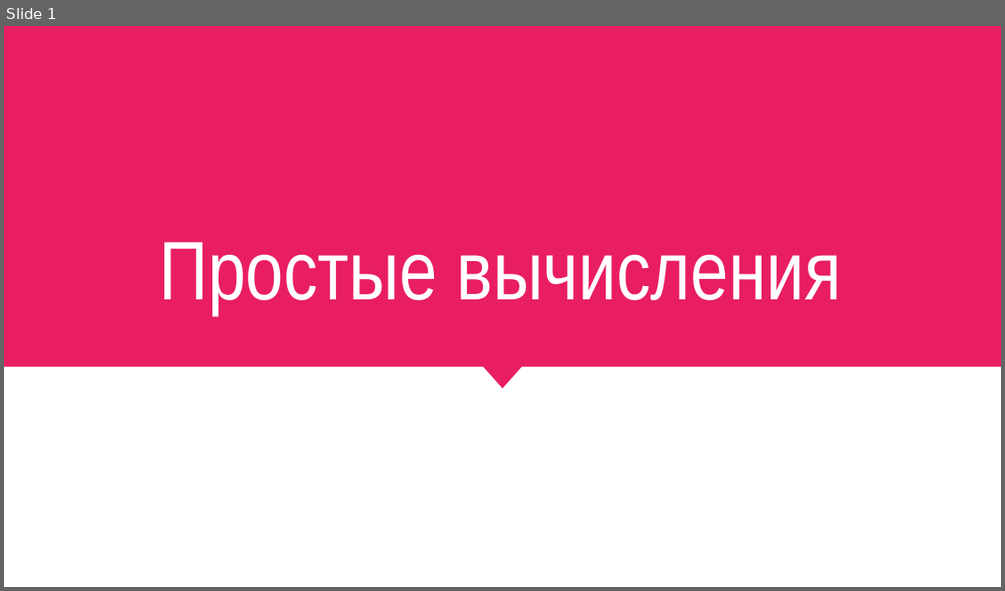
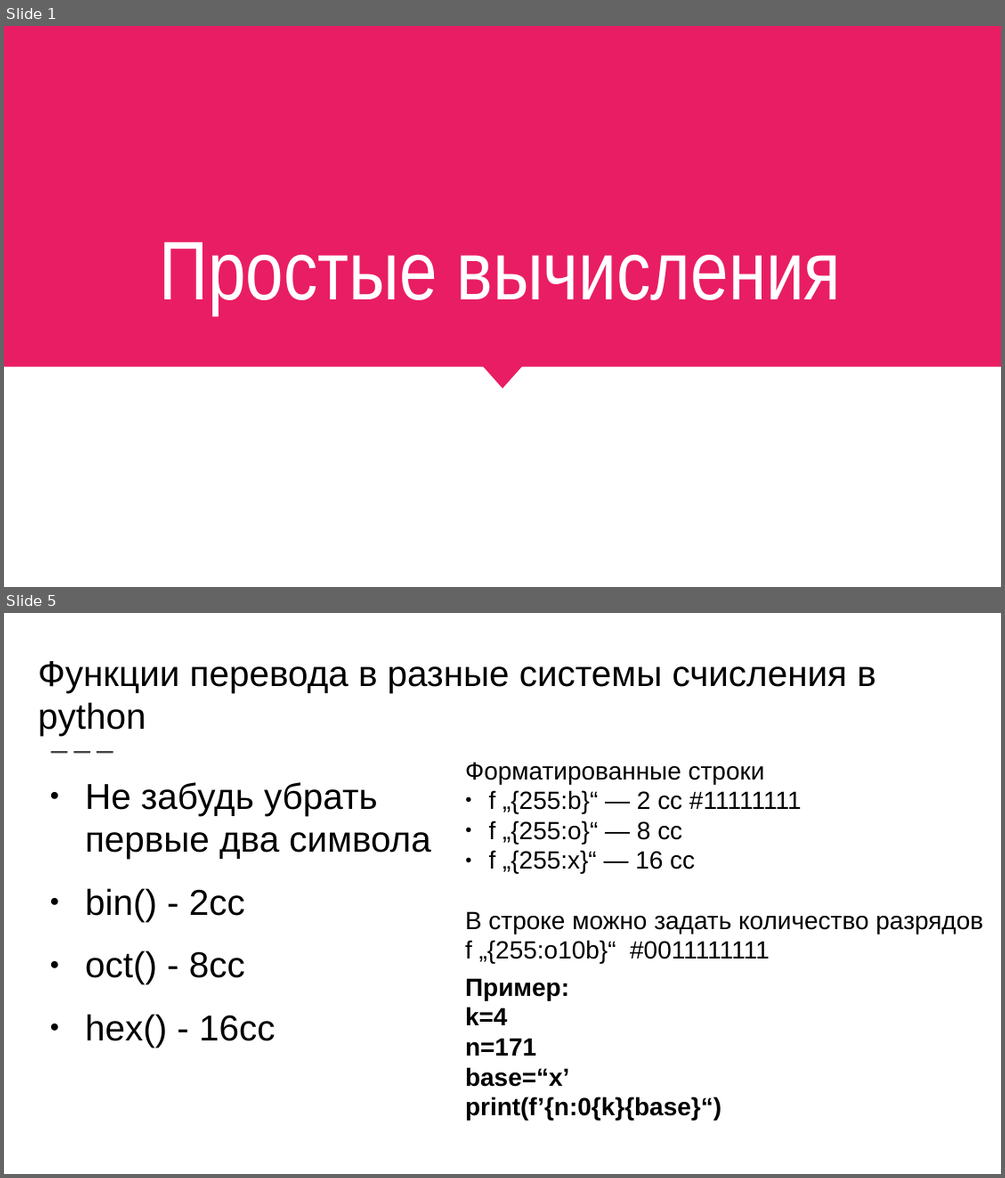
Before and after one commit to EPostanogova/1561_for_students, a slide deck: конспекты к задачам егэ/Простые вычисления.pptx. Shown one above the other, each under a label of ours: slide 1 before the commit, slides 1 and 5 after it; the slides between them are not shown. The pictures are 1005x591 and 1005x1178 pixels, drawn with LibreOffice and Linux fonts; fonts in the diff are those of the drawing. Boxes give left, top, right and bottom in pixels: in the first picture for what was removed or moved away, otherwise in the second. Text is boxed around its words. In the diff, an @@ line names an element or a change of style, - is before the commit and + after.

```diff
--- a/конспекты к задачам егэ/Простые вычисления.pptx
+++ b/конспекты к задачам егэ/Простые вычисления.pptx
@@ slide 5 added at [4,613,1001,1174], background #FFFFFF @@
@@ title added at [38,661,875,736], 26 pt, text #000000 @@
+Функции перевода в разные системы счисления в python
@@ line added from (51, 752) to (118, 753), #424242 1.5 pt dashed @@
@@ text added at [465,762,983,963], 18 pt, text #000000 @@
+Форматированные строки
+● f „{255:b}“ — 2 cc #11111111
+● f „{255:o}“ — 8 cc
+● f „{255:x}“ — 16 cc
+В строке можно задать количество разрядов
+f „{255:o10b}“ #0011111111
@@ text added at [85,782,430,1047], 26 pt, text #000000 @@
+● Не забудь убрать первые два символа
+● bin() - 2cc
+● oct() - 8cc
+● hex() - 16cc
@@ text added at [465,978,721,1119], 18 pt, text #000000, bold @@
+Пример:
+k=4
+n=171
+base=“x’
+print(f’{n:0{k}{base}“)
```
Also in this commit, not shown: 1 slide changed, 5 other slides added, 3 slides removed.
